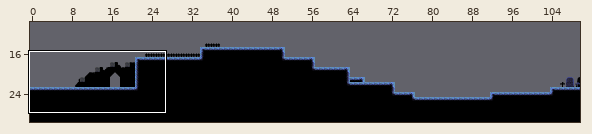
Level history. Tiled map: AngryCastle/levels/erreck_03.tmx. Above: a wide view before the commit, with the close-up outlined.
Close-up. First the earlier version:
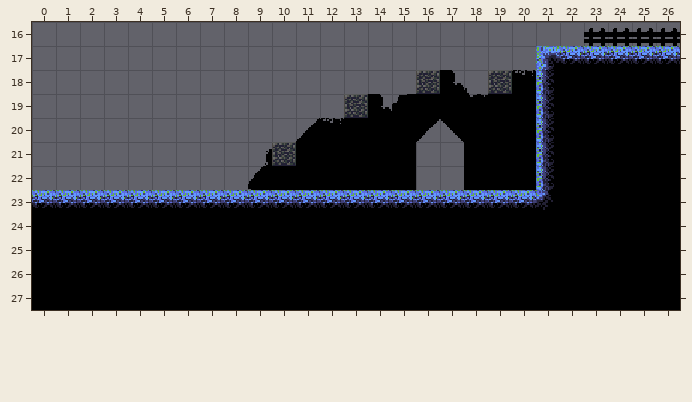
Cells are 16x16 px. Shown: x 0..26, y 16..27. The commit also changed other parts of the map, which this record leaves out.
The same view after the edit:
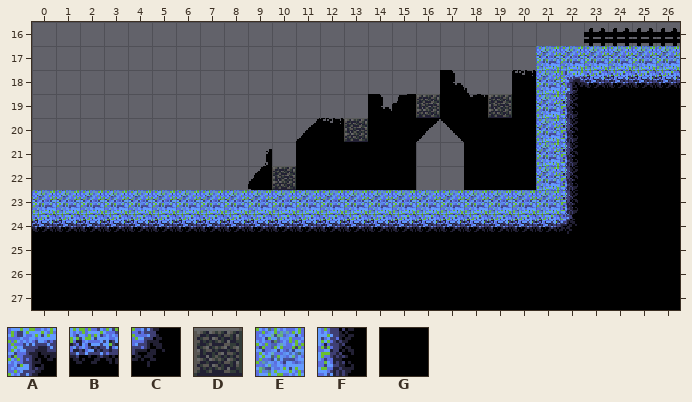
Key: from "Erreck_Road_tileset": A 1, B 32, C 33, D 38, E 96, F 97, G 163.
_ is an empty cell.
What changed:
{"where": "layer \"GameLayer\""}
{"y":17,"x":21,"old":"ABBBBB","new":"EEEEEE"}
{"y":18,"x":16,"old":"D","new":"_"}
{"y":18,"x":19,"old":"D","new":"_"}
{"y":18,"x":21,"old":"FGGGGG","new":"EABBBB"}
{"y":19,"x":13,"old":"D","new":"_"}
{"y":19,"x":16,"old":"_","new":"D"}
{"y":19,"x":19,"old":"_","new":"D"}
{"y":19,"x":21,"old":"FG","new":"EF"}
{"y":20,"x":13,"old":"_","new":"D"}
{"y":20,"x":21,"old":"FG","new":"EF"}
{"y":21,"x":10,"old":"D","new":"_"}
{"y":21,"x":21,"old":"FG","new":"EF"}
{"y":22,"x":10,"old":"_","new":"D"}
{"y":22,"x":21,"old":"FG","new":"EF"}
{"y":23,"x":0,"old":"BBBBBBBBBBBBBBBBBBBBBCG","new":"EEEEEEEEEEEEEEEEEEEEEEF"}
{"y":24,"x":0,"old":"GGGGGGGGGGGGGGGGGGGGGGG","new":"BBBBBBBBBBBBBBBBBBBBBBC"}
{"label":"changed","picture_box":[32,46,680,234]}
